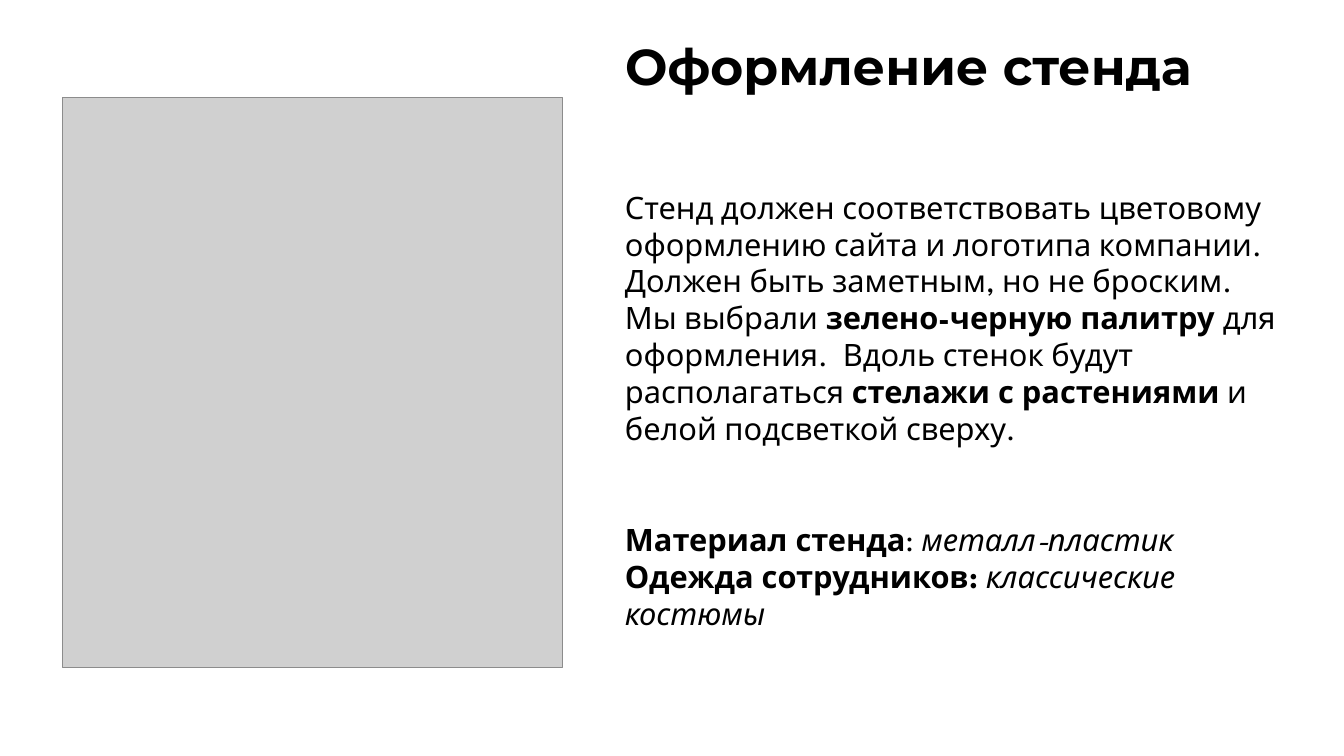
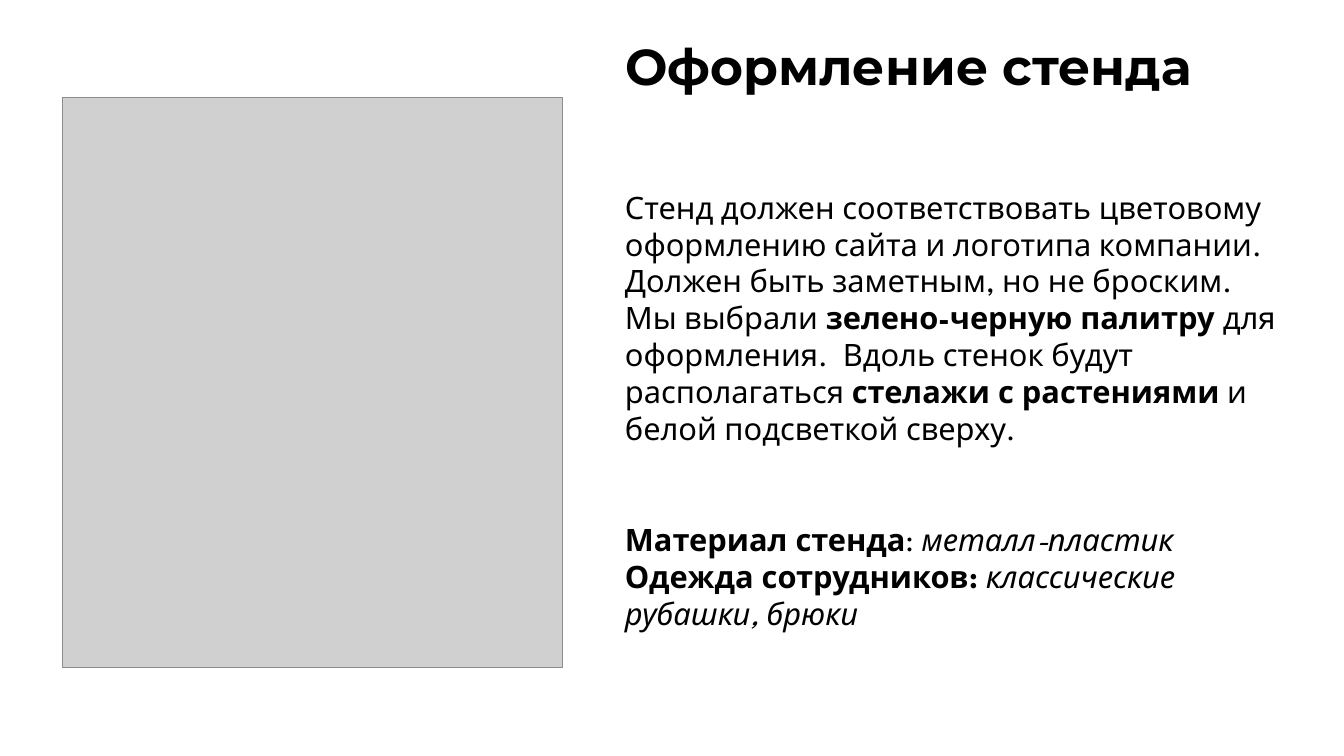
Before and after one commit to kharbacheuski/BSUIR_LABS, a slide deck: slide 5 of 5_term/МППиУ/SOFT_FX_PRES_6.pptx. Drawn at 1344x756 pixels with LibreOffice and Linux fonts; fonts in the diff are those of the drawing; grey boxes stand for pictures. Boxes give left, top, right and bottom in pixels: in the first picture for what was removed or moved away, otherwise in the second. Text is boxed around its words. In the diff, an @@ line names an element or a change of style, - is before the commit and + after.

```diff
--- a/5_term/МППиУ/SOFT_FX_PRES_6.pptx
+++ b/5_term/МППиУ/SOFT_FX_PRES_6.pptx
@@ text at [625,565,1175,633]: text changed @@
-Одежда сотрудников: классические костюмы
+Одежда сотрудников: классические рубашки, брюки
```
Also in this commit, not shown: 5 other slides changed, 5 slides added, 2 slides removed.
